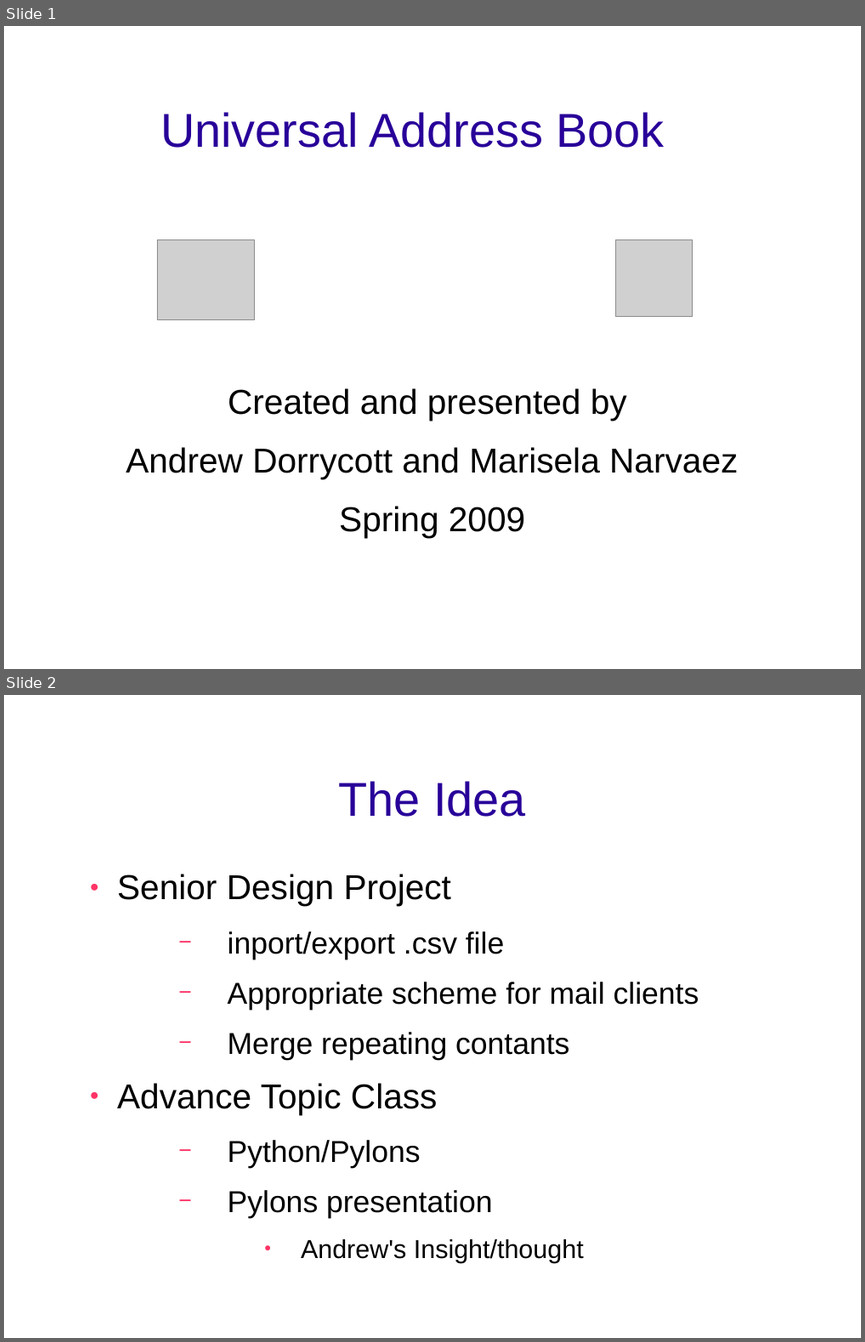
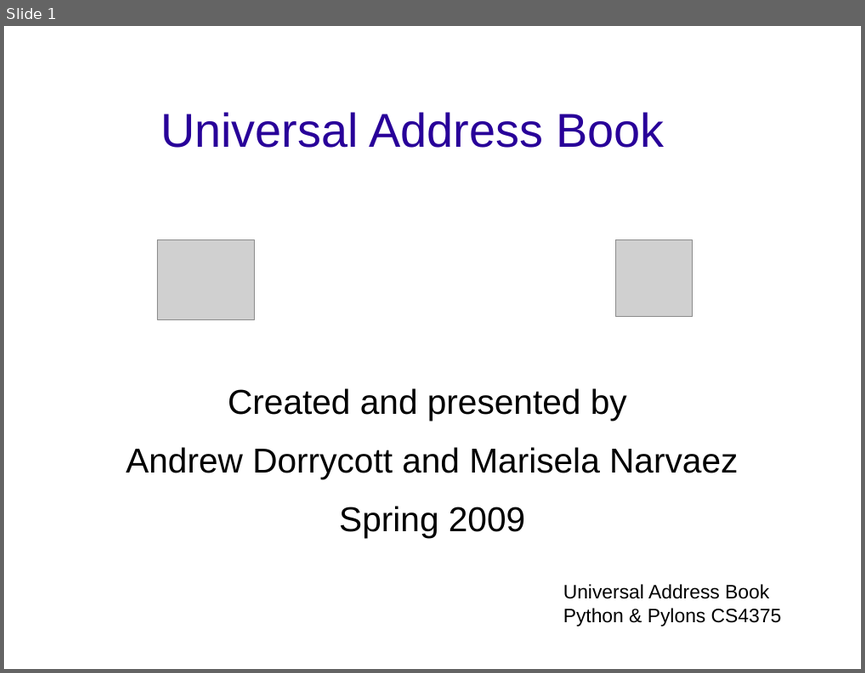
Before and after one commit to tdyhacker/pythonexploration, a slide deck: compeggirl/UnivAddBook Judge Presentation.ppt. Shown one above the other, each under a label of ours: slides 1 and 2 before the commit, slide 1 after it. The pictures are 865x1342 and 865x673 pixels, drawn with LibreOffice and Linux fonts; fonts in the diff are those of the drawing; grey boxes stand for pictures; background and template pictures are left out. Boxes give left, top, right and bottom in pixels: in the first picture for what was removed or moved away, otherwise in the second. Text is boxed around its words. In the diff, an @@ line names an element or a change of style, - is before the commit and + after.

Commit message:
revised power points and added pictures of the project

```diff
--- a/compeggirl/UnivAddBook Judge Presentation.ppt
+++ b/compeggirl/UnivAddBook Judge Presentation.ppt
@@ slide 2 removed at (4,695,861,1338), background picture (left out) @@
@@ title removed at (339,781,526,817) @@
-The Idea
@@ text removed at (117,873,699,1263) @@
-● Senior Design Project
-  − inport/export .csv file
-  − Appropriate scheme for mail clients
-  − Merge repeating contants
-● Advance Topic Class
-  − Python/Pylons
-  − Pylons presentation
-    ● Andrew's Insight/thought
@@ slide 1 changed as well @@
@@ text added at (563,584,782,626), 18 pt, text #000000 @@
+Universal Address Book
+Python & Pylons CS4375
```
Also in this commit, not shown: 5 slides added, 4 other slides removed, 7 other files.
